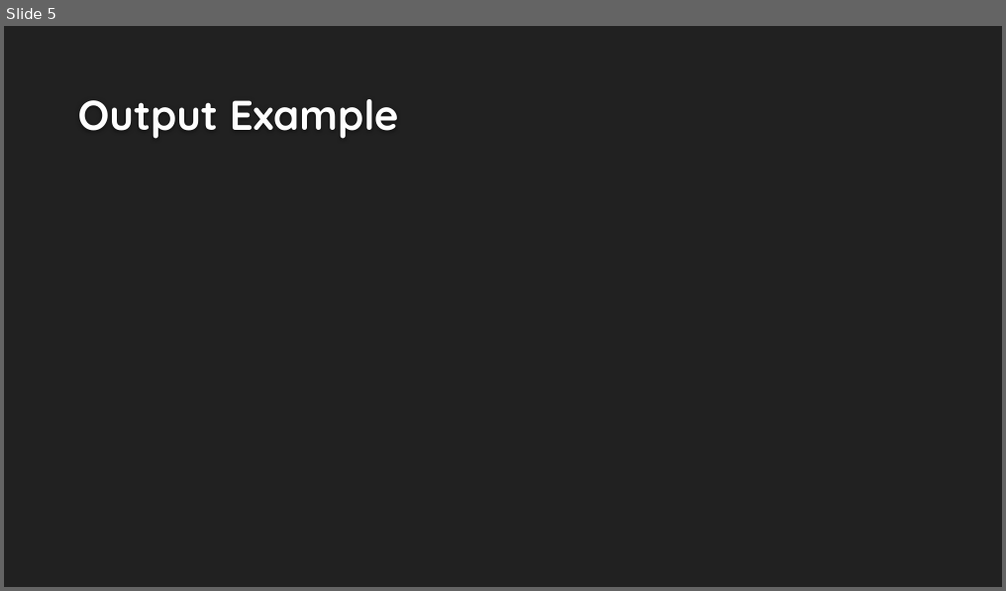
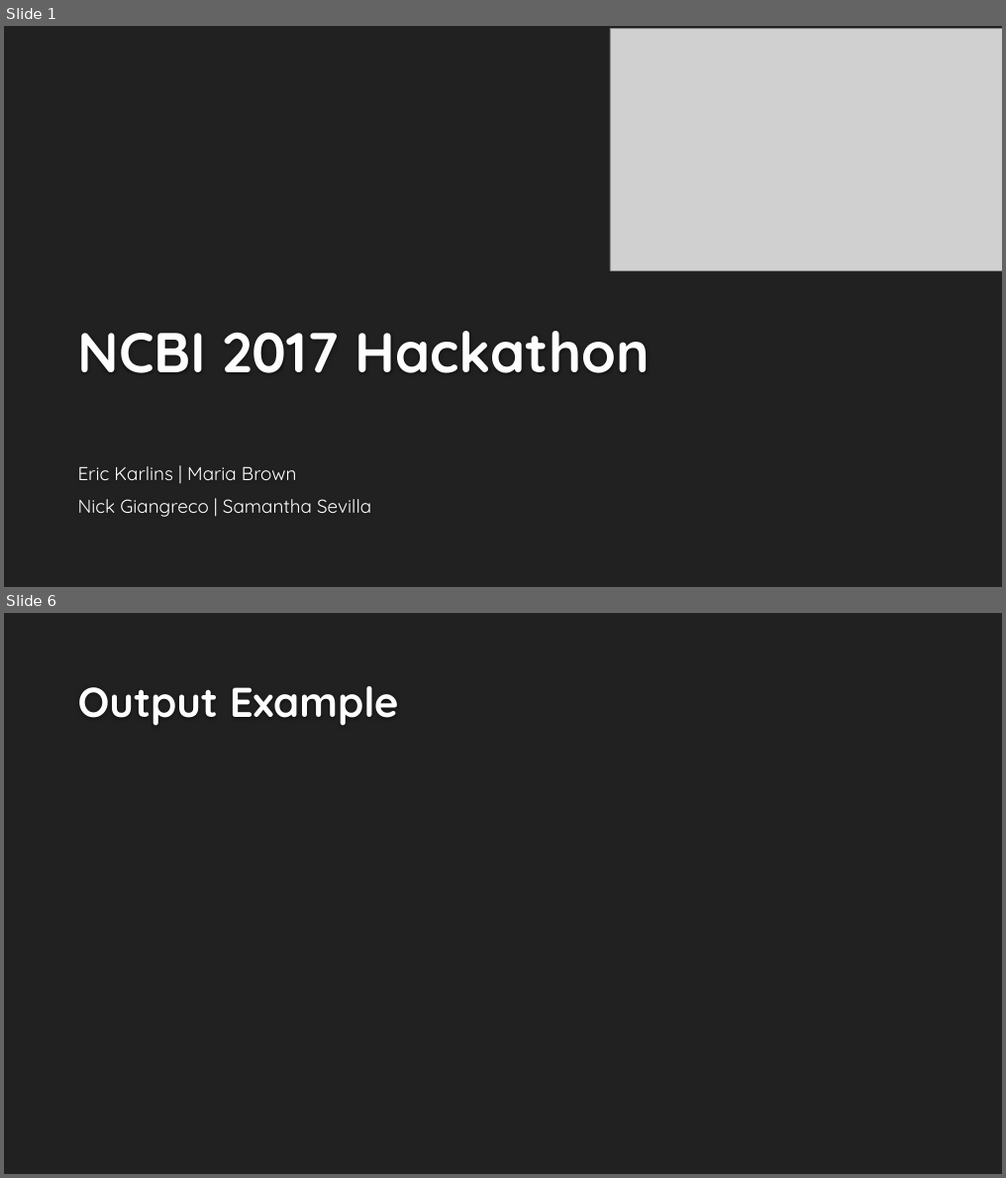
Before and after one commit to NCBI-Hackathons/Scan2CNV, a slide deck: files/Final_Present.pptx. Shown one above the other, each under a label of ours: slide 5 before the commit, slides 1 and 6 after it; the slides between them are not shown. The pictures are 1006x591 and 1006x1178 pixels, drawn with LibreOffice and Linux fonts; fonts in the diff are those of the drawing; grey boxes stand for pictures; background and template pictures are left out. Boxes give left, top, right and bottom in pixels: in the first picture for what was removed or moved away, otherwise in the second. Text is boxed around its words. In the diff, an @@ line names an element or a change of style, - is before the commit and + after.

```diff
--- a/files/Final_Present.pptx
+++ b/files/Final_Present.pptx
@@ slide 1 added at (4, 26, 1002, 587), background #212121 @@
@@ picture added at (611, 28, 1002, 271) @@
@@ title added at (78, 331, 649, 373), 54 pt, text #FEFEFE, bold @@
+NCBI 2017 Hackathon
@@ subtitle added at (78, 467, 371, 517), 18 pt, text #FFFFFF @@
+Eric Karlins | Maria Brown
+Nick Giangreco | Samantha Sevilla
@@ what was slide 5 is now slide 6 @@
```
Also in this commit, not shown: 2 slides changed, 2 other slides added, 2 slides removed.
